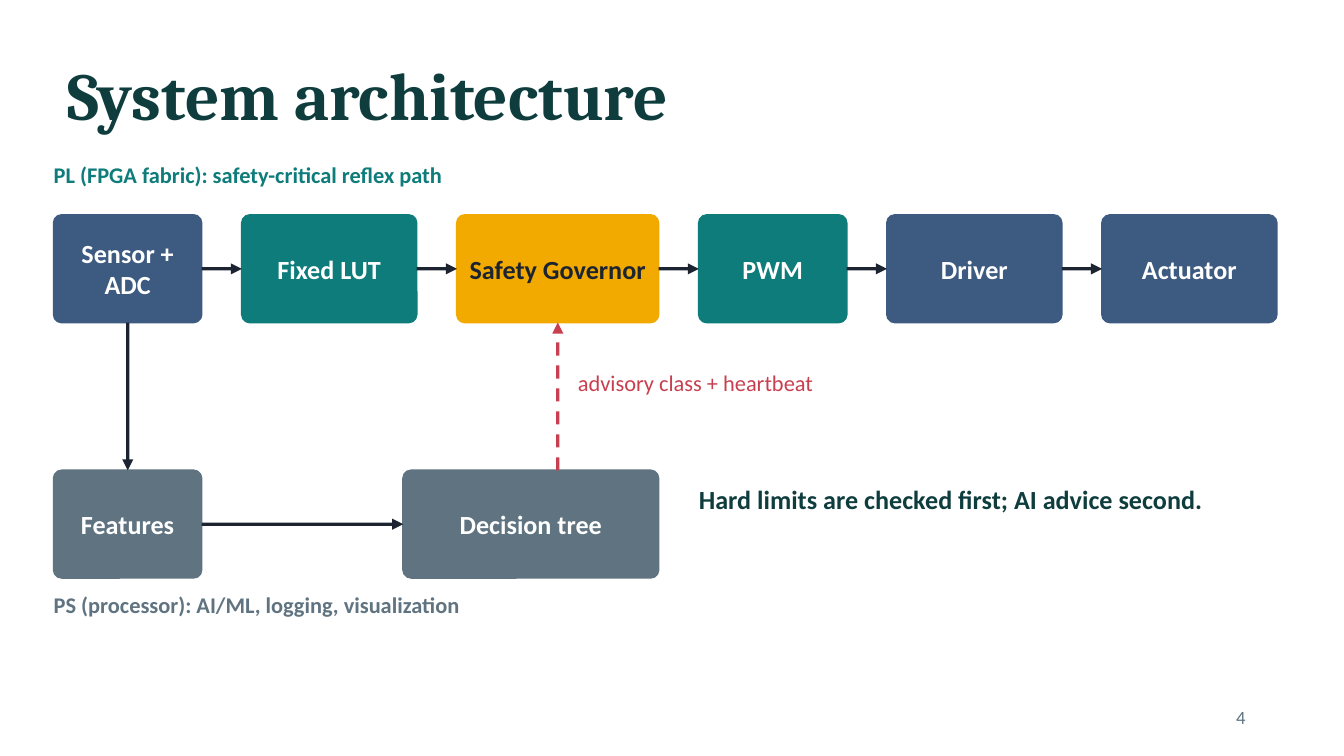
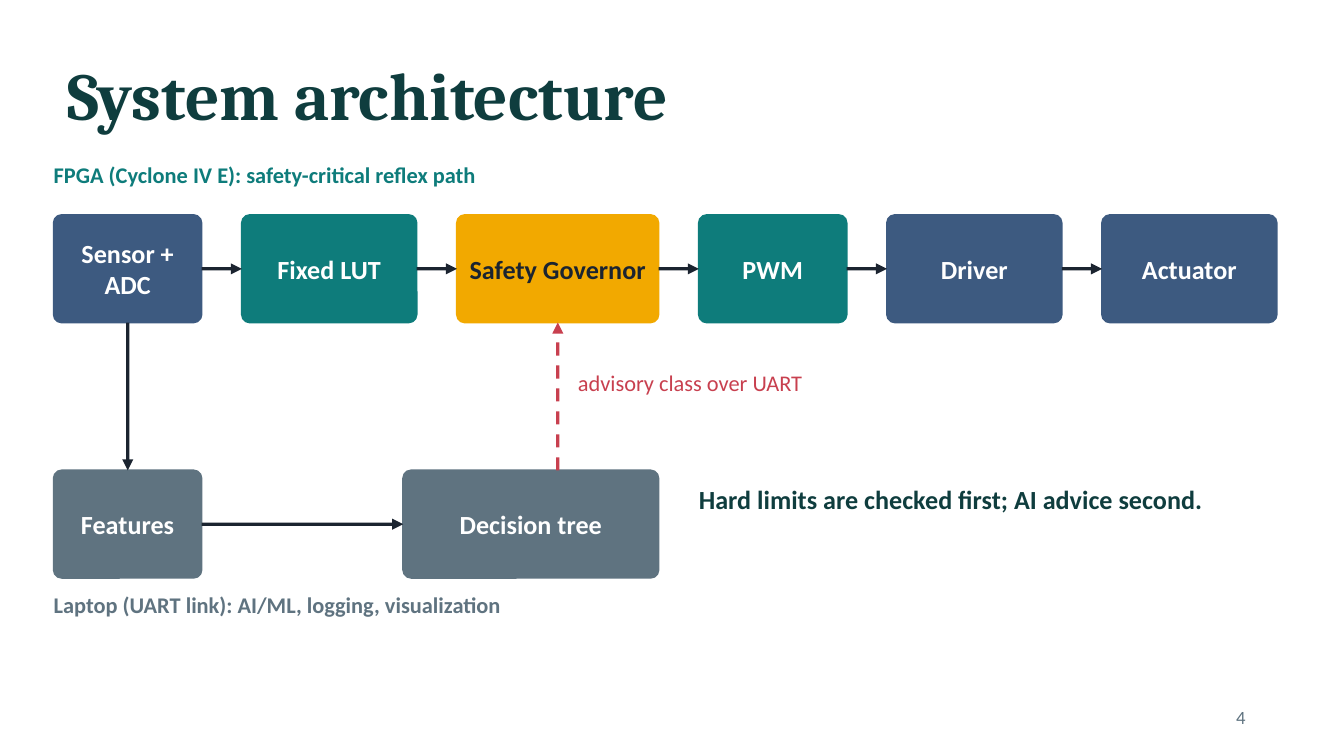
Before and after one commit to sanjiv283/tactile-reflex-system, a slide deck: slide 4 of docs/tactile_reflex_system.pptx. Drawn at 1344x756 pixels with LibreOffice and Linux fonts; fonts in the diff are those of the drawing. Boxes give left, top, right and bottom in pixels: in the first picture for what was removed or moved away, otherwise in the second. Text is boxed around its words. In the diff, an @@ line names an element or a change of style, - is before the commit and + after.

```diff
--- a/docs/tactile_reflex_system.pptx
+++ b/docs/tactile_reflex_system.pptx
@@ text at bbox=[54, 166, 476, 187]: text changed @@
-PL (FPGA fabric): safety-critical reflex path
+FPGA (Cyclone IV E): safety-critical reflex path
@@ text at bbox=[578, 375, 803, 395]: text changed @@
-advisory class + heartbeat
+advisory class over UART
@@ text at bbox=[54, 596, 501, 617]: text changed @@
-PS (processor): AI/ML, logging, visualization
+Laptop (UART link): AI/ML, logging, visualization
```
Also in this commit, not shown: 11 other slides changed, 49 other files.
